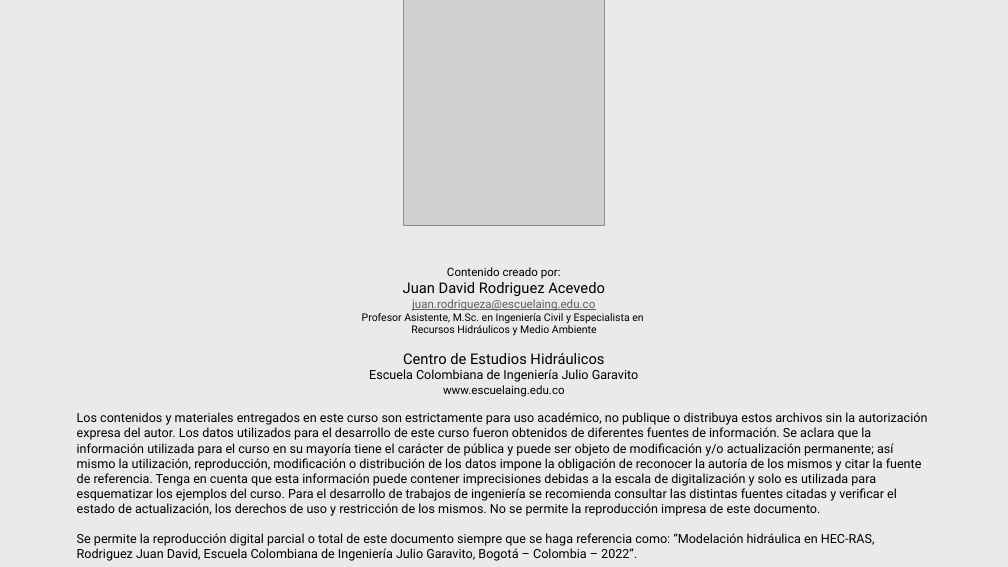
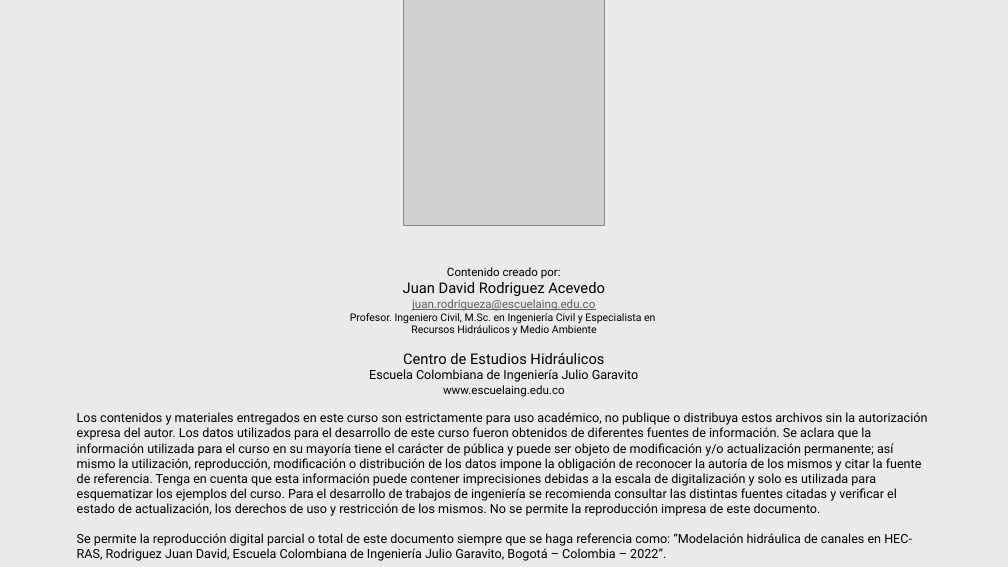
Before and after one commit to juanrodace/J.HRAS, a slide deck: slide 11 of Section01/Introduction/Introduccion_v0.pptx (slide 12 before the commit). Drawn at 1008x567 pixels with LibreOffice and Linux fonts; fonts in the diff are those of the drawing; grey boxes stand for pictures. Boxes give left, top, right and bottom in pixels: in the first picture for what was removed or moved away, otherwise in the second. Text is boxed around its words. In the diff, an @@ line names an element or a change of style, - is before the commit and + after.

```diff
--- a/Section01/Introduction/Introduccion_v0.pptx
+++ b/Section01/Introduction/Introduccion_v0.pptx
@@ text at (x1=350, y1=313, x2=655, y2=323): text changed @@
-Profesor Asistente, M.Sc. en Ingeniería Civil y Especialista en
+Profesor. Ingeniero Civil, M.Sc. en Ingeniería Civil y Especialista en
@@ text at (x1=77, y1=533, x2=912, y2=561): text changed @@
-Se permite la reproducción digital parcial o total de este documento siempre que se haga referencia como: “Modelación hidráulica en HEC-RAS, Rodriguez Juan David, Escuela Colombiana de Ingeniería Julio Garavito, Bogotá – Colombia – 2022”.
+Se permite la reproducción digital parcial o total de este documento siempre que se haga referencia como: “Modelación hidráulica de canales en HEC-RAS, Rodriguez Juan David, Escuela Colombiana de Ingeniería Julio Garavito, Bogotá – Colombia – 2022”.
```
Also in this commit, not shown: 10 other slides changed, 1 slide removed, 5 other files.
